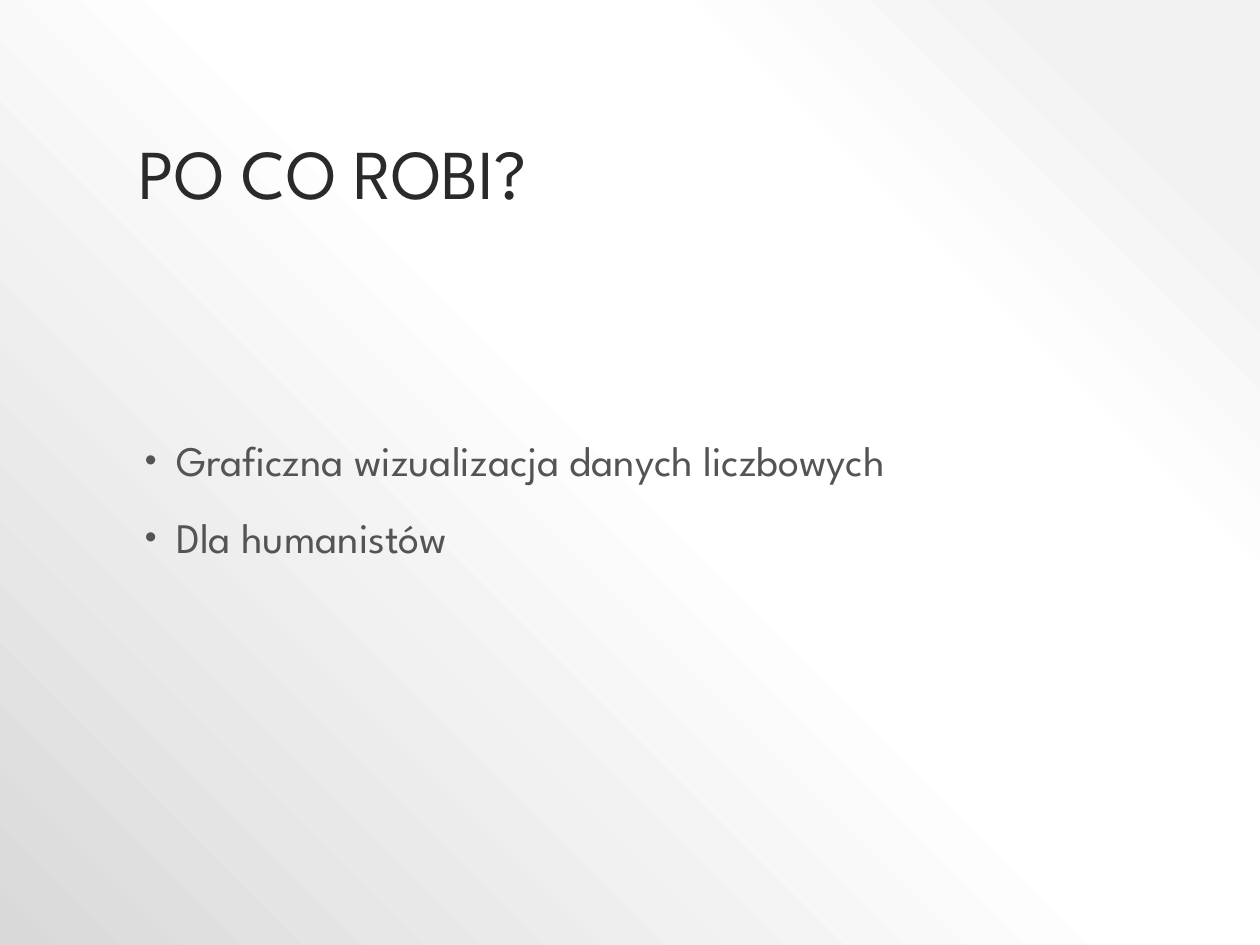
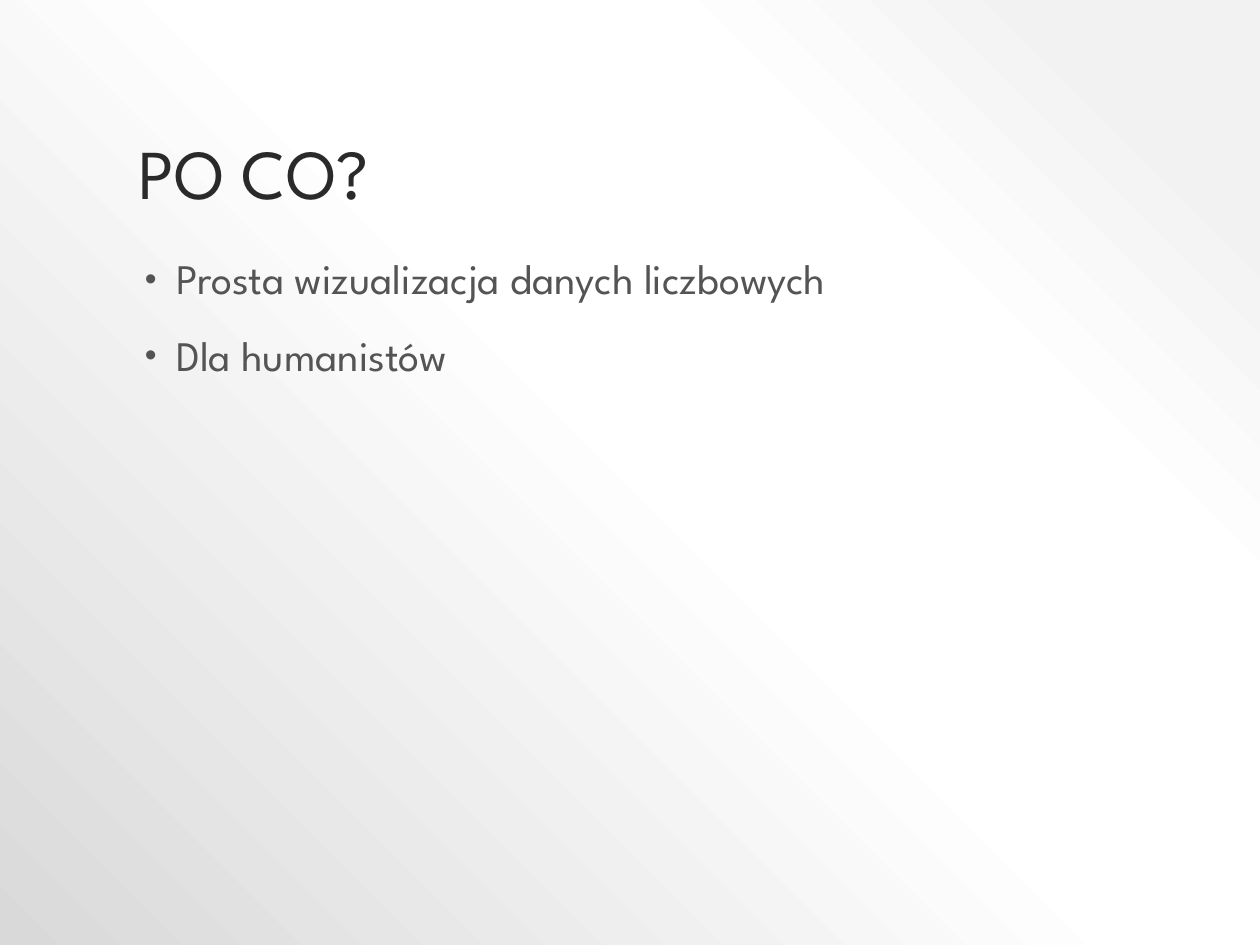
Before and after one commit to Adrian94F/DataDraw, a slide deck: slide 2 of DataDraw.pptx. Drawn at 1260x945 pixels with LibreOffice and Linux fonts; fonts in the diff are those of the drawing. Boxes give left, top, right and bottom in pixels: in the first picture for what was removed or moved away, otherwise in the second. Text is boxed around its words. In the diff, an @@ line names an element or a change of style, - is before the commit and + after.

```diff
--- a/DataDraw.pptx
+++ b/DataDraw.pptx
@@ title at [138,152,369,200]: text changed @@
-PO CO ROBI?
+PO CO?
@@ text "Prosta wizualizacja danych liczbowych" at [176,265,825,372]: vertical alignment middle to top @@
@@ text at [176,265,825,303]: text changed @@
-• Graficzna wizualizacja danych liczbowych
+• Prosta wizualizacja danych liczbowych
```
Also in this commit, not shown: 1 other slide changed, 2 slides added, 3 slides removed, 9 other files.
